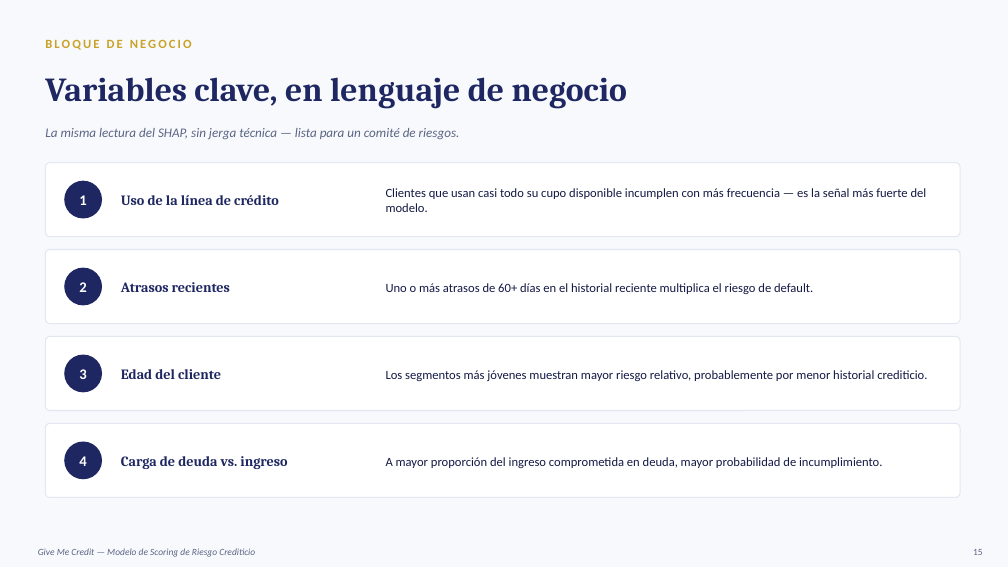
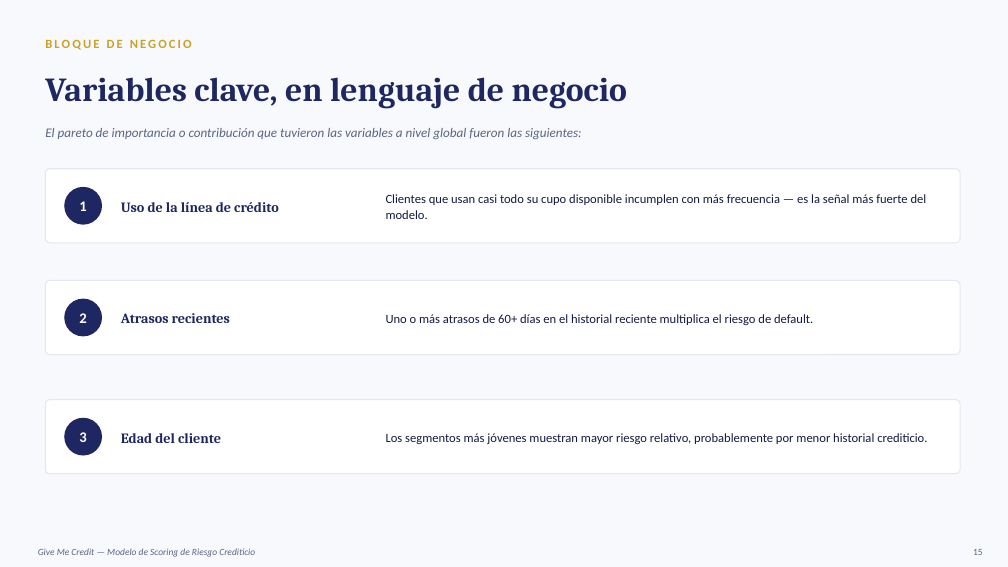
Before and after one commit to davidrodriguez2712/proyecto-riesgo-credito, a slide deck: slide 15 of presentacion/Resumen_Presentacion.pptx. Drawn at 1008x567 pixels with LibreOffice and Linux fonts; fonts in the diff are those of the drawing. Boxes give left, top, right and bottom in pixels: in the first picture for what was removed or moved away, otherwise in the second. Text is boxed around its words. In the diff, an @@ line names an element or a change of style, - is before the commit and + after.

```diff
--- a/presentacion/Resumen_Presentacion.pptx
+++ b/presentacion/Resumen_Presentacion.pptx
@@ text at (x1=45, y1=128, x2=582, y2=139): text changed @@
-La misma lectura del SHAP, sin jerga técnica — lista para un comité de riesgos.
+El pareto de importancia o contribución que tuvieron las variables a nivel global fueron las siguientes:
@@ 3 texts, 1 rounded rectangle, 1 ellipse moved together from (x1=45, y1=163, x2=960, y2=237) to (x1=45, y1=169, x2=960, y2=243) @@
@@ 3 texts, 1 rounded rectangle, 1 ellipse moved together from (x1=45, y1=250, x2=960, y2=324) to (x1=45, y1=281, x2=960, y2=355) @@
@@ 3 texts, 1 rounded rectangle, 1 ellipse moved together from (x1=45, y1=337, x2=960, y2=411) to (x1=45, y1=400, x2=960, y2=474) @@
@@ rounded rectangle removed at (x1=45, y1=423, x2=960, y2=498) @@
@@ ellipse removed at (x1=64, y1=442, x2=102, y2=479) @@
@@ text removed at (x1=79, y1=456, x2=86, y2=466) @@
-4
@@ text removed at (x1=121, y1=456, x2=287, y2=469) @@
-Carga de deuda vs. ingreso
@@ text removed at (x1=386, y1=457, x2=882, y2=468) @@
-A mayor proporción del ingreso comprometida en deuda, mayor probabilidad de incumplimiento.
```
Also in this commit, not shown: 8 other slides changed, 1 slide removed, 9 other files.
